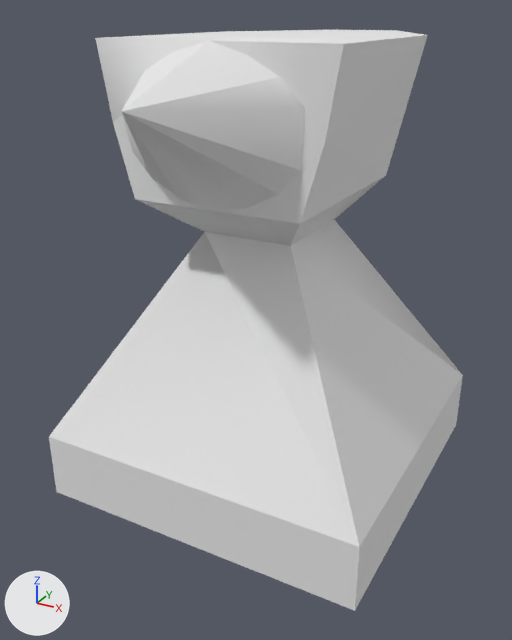
Two versions of the OBJ model assets/meshes/anvilx+.obj, one commit apart.
Rendered twice from a camera (50 mm lens) standing at (0.704, -1.362, 0.552) and looking at (-0.013, -0.057, -0.1). The axes (+X, +Y, +Z) are drawn at lower left. The lights are the same throughout. Where no turn or scale is listed for an object, it has been applied to the vertices.

The first picture shows 'anvilx+'.
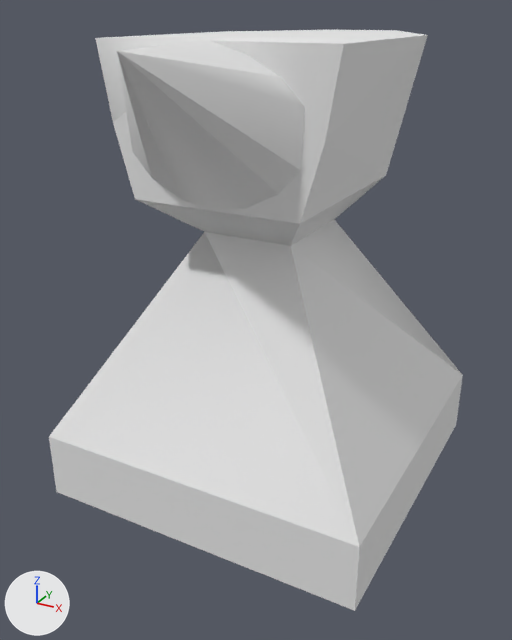
Edits to the scene script, one JSON object a line:
```json
{"block": "me_anvilx", "where": "me_anvilx.from_pydata(...)  # 41 vertices, 65 faces, 4 loose edges; spans x -0.378..0.378, y -0.498..0.499, z -0.5..0.501"}
{"block": "me_anvilx", "where": "# used by ob_anvilx; location = (0.0, 0.0, 0.0)"}
{"block": "me_anvilx", "change": "me_anvilx part 1"}
{"op": "set", "path": "me_anvilx.vertices[28].co", "old": "(0.0, -0.498, 0.411)", "new": "(0.0, -0.498, 0.496)", "note": "pixel (121, 111) -> pixel (116, 50)"}
{"op": "set", "path": "me_anvilx.vertices[38].co", "old": "(-0.182, -0.251, 0.296)", "new": "(0.186, -0.251, 0.401)", "note": "pixel (132, 151) -> pixel (305, 107)"}
{"op": "set", "path": "me_anvilx.vertices[39].co", "old": "(0.139, -0.251, 0.448)", "new": "(-0.182, -0.251, 0.296)", "note": "pixel (280, 76) -> pixel (132, 151)"}
{"op": "set", "path": "me_anvilx.vertices[40].co", "old": "(0.186, -0.251, 0.401)", "new": "(0.139, -0.251, 0.448)", "note": "pixel (305, 107) -> pixel (280, 76)"}
```

Changed parts and their boxes (x1, y1, x2, y2) in the pictures (512 x 640 px; the box of a moved part takes in the faces that stretch with it):
```json
{"part": 1, "of": "me_anvilx", "change": "moved or reshaped", "before": [121, 41, 305, 211], "after": [117, 41, 305, 211]}
```
